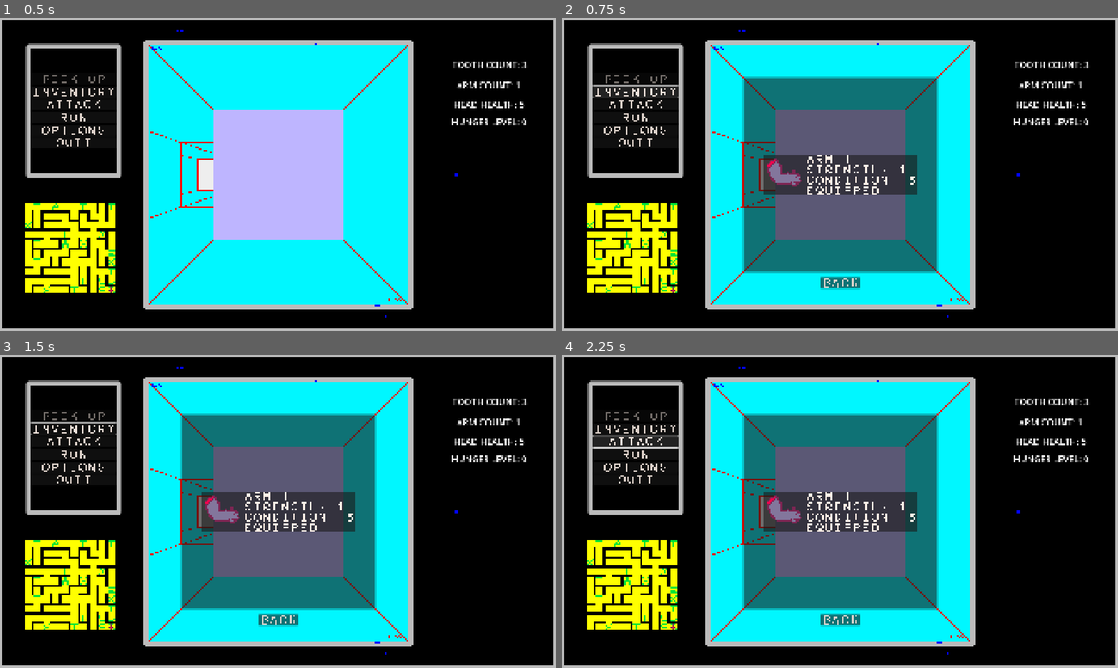
Above: before the commit, frames 1-4 (two rows, left to right).
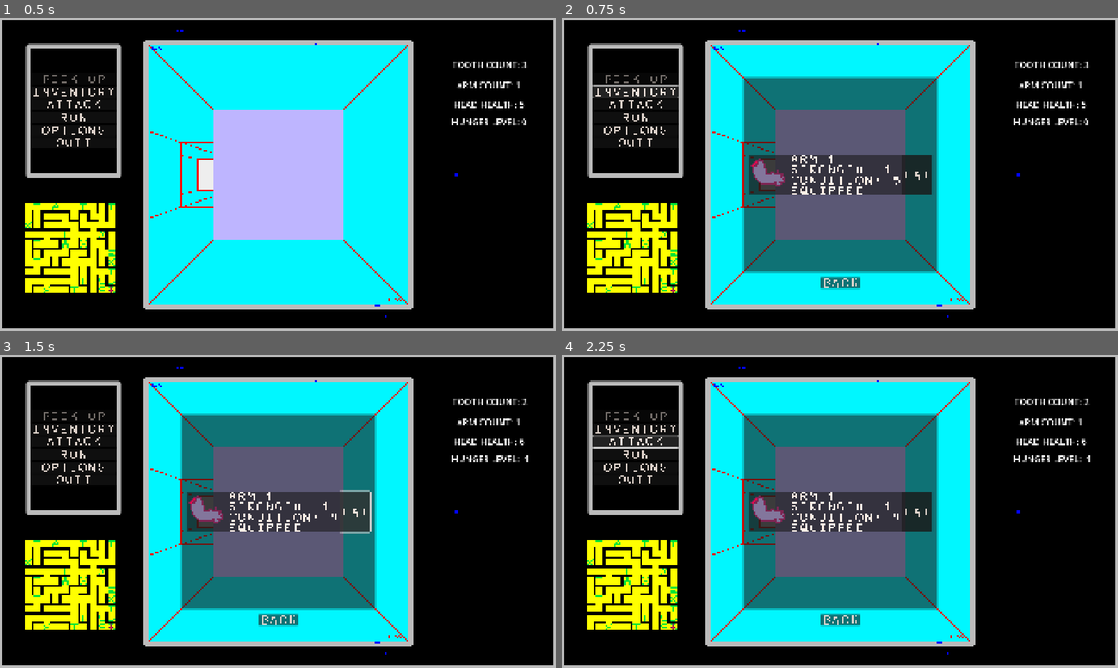
Above: after the commit, the same moments.

Repository: sym-z/arm-to-the-teeth
Game: Godot game, scene res://scenes/testing_level/testing_level.tscn
Same seed, same stepped clock (60 frames per second), same inputs: the game is played once before the commit and once after it. The project has no main scene, so this scene is started directly.
Inputs (mouse positions are in pixels of both pictures, inside the frame that each line leads up to):
- Up to frame 1 (0.5 s): no input
- Up to frame 2 (0.75 s): click "INVENTORY" at 0.5 s
- Up to frame 3 (1.5 s): click (355, 511) at 1.25 s, where only the run after the commit has a clickable "EAT"
- Up to frame 4 (2.25 s): click "ATTACK" at 2 s

Frame 1 is identical in both runs. In frame 2, 1.6% of the frame differs, in the area x 33-67%, y 43-57%; in frame 3, 1.9%, in the area x 5-95%, y 14-58%; in frame 4, 1.7%.

Commit message:
Player can now eat their arms

Diff:
--- a/src/prefabs/player/player.gd
+++ b/src/prefabs/player/player.gd
@@ -174,3 +174,18 @@
 				print("PICKED UP TOOTH! PLAYER NOW HOLDS ", tooth_count, " TEETH!")
 
 #endregion
+
+#region Arm Consumption and Manipulation
+func remove_arm(a : Arm):
+	arm_inventory.erase(a)
+	arm_count -= 1
+	debug_print_inventory()
+
+# Apply conditions to hunger, tooth count, and health
+func arm_bitten():
+	#TODO: Randomize and check max and minimums
+	hunger -= 1
+	tooth_count -= 1
+	head_health += 1
+
+#endregion
--- a/src/prefabs/ui/arm_item/arm_item.gd
+++ b/src/prefabs/ui/arm_item/arm_item.gd
@@ -4,6 +4,12 @@
 @export var strength : Label
 @export var condition : Label
 @export var equipped : Label
+
+var arm_object : Arm
+# When eat is pressed, the signal is emitted back to the UI of the arm object eaten.
+signal eat_pressed(arm_object)
+# When an arm has been fully eaten, also fire this signal, and destroy yourself
+signal arm_fully_eaten(arm_object)
 # Called when the node enters the scene tree for the first time.
 func _ready():
 	pass # Replace with function body.
@@ -15,6 +21,7 @@
 
 # Given an arm and its number in the inventory, convert the pieces of this UI to represent it.
 func set_text_to_arm(a : Arm, number : int):
+	arm_object = a
 	title.text = "ARM " + str(number)
 	strength.text = "STRENGTH: " + str(a.strength)
 	condition.text = "CONDITION: " + str(a.condition)
@@ -22,3 +29,12 @@
 		equipped.text = "EQUIPPED"
 	else:
 		equipped.text = "NOT EQUIPPED"
+
+
+func _on_eat_button_pressed():
+	eat_pressed.emit(arm_object)
+	condition.text = "CONDITION: " + str(arm_object.condition)
+	if arm_object.condition <= 0:
+		arm_fully_eaten.emit(arm_object)
+		#TODO: Destroy self
+		call_deferred("queue_free")
--- a/src/prefabs/ui/arm_item/arm_item.tscn
+++ b/src/prefabs/ui/arm_item/arm_item.tscn
@@ -1,8 +1,9 @@
-[gd_scene load_steps=4 format=3 uid="uid://cs01wd2aki26b"]
+[gd_scene load_steps=5 format=3 uid="uid://cs01wd2aki26b"]
 
 [ext_resource type="Script" uid="uid://brbjch41e3lmw" path="res://prefabs/ui/arm_item/arm_item.gd" id="1_0djgg"]
 [ext_resource type="Texture2D" uid="uid://cwgd7txw32px1" path="res://assets/visual/prototype_items/arm_d2.png" id="1_ayt4m"]
 [ext_resource type="Theme" uid="uid://b3vpgrqtsod14" path="res://themes/inventory/arm_item_label.tres" id="3_2e60w"]
+[ext_resource type="Theme" uid="uid://bw38ek4svmtns" path="res://themes/inventory/arm_item_eat_button.tres" id="4_qdlwk"]
 
 [node name="Arm Item" type="PanelContainer" node_paths=PackedStringArray("title", "strength", "condition", "equipped")]
 offset_right = 40.0
@@ -45,3 +46,10 @@
 layout_mode = 2
 theme = ExtResource("3_2e60w")
 text = "EQUIPPED?: X"
+
+[node name="Eat Button" type="Button" parent="HBoxContainer"]
+layout_mode = 2
+theme = ExtResource("4_qdlwk")
+text = "EAT"
+
+[connection signal="pressed" from="HBoxContainer/Eat Button" to="." method="_on_eat_button_pressed"]
--- a/src/prefabs/ui/ui.gd
+++ b/src/prefabs/ui/ui.gd
@@ -103,7 +103,22 @@
 func add_arm_to_inventory(a : Arm, number : int):
 	var new_arm_item = arm_item_scene.instantiate()
 	new_arm_item.set_text_to_arm(a, number)
+	new_arm_item.connect("eat_pressed", arm_eaten)
+	new_arm_item.connect("arm_fully_eaten", arm_fully_eaten)
 	item_container.add_child(new_arm_item)
+
+func arm_eaten(arm_object : Arm):
+	# Check tooth count to see if it is possible
+	if player.tooth_count > 0:
+		arm_object.condition -= 1
+		# Adjust hunger, health, arm count etc.
+		player.arm_bitten()
+		refresh_temp_labels()
+
+func arm_fully_eaten(arm_object : Arm):
+	player.remove_arm(arm_object)
+	refresh_temp_labels()
+	pass
 
 func _on_back_button_pressed():
 	change_inventory_visibility(false)
--- /dev/null
+++ b/src/themes/inventory/arm_item_eat_button.tres
@@ -0,0 +1,7 @@
+[gd_resource type="Theme" load_steps=2 format=3 uid="uid://bw38ek4svmtns"]
+
+[ext_resource type="FontFile" uid="uid://d22avmrynvyyh" path="res://assets/visual/ui/ui_font_0.png" id="1_jh4rg"]
+
+[resource]
+Button/font_sizes/font_size = 32
+Button/fonts/font = ExtResource("1_jh4rg")
